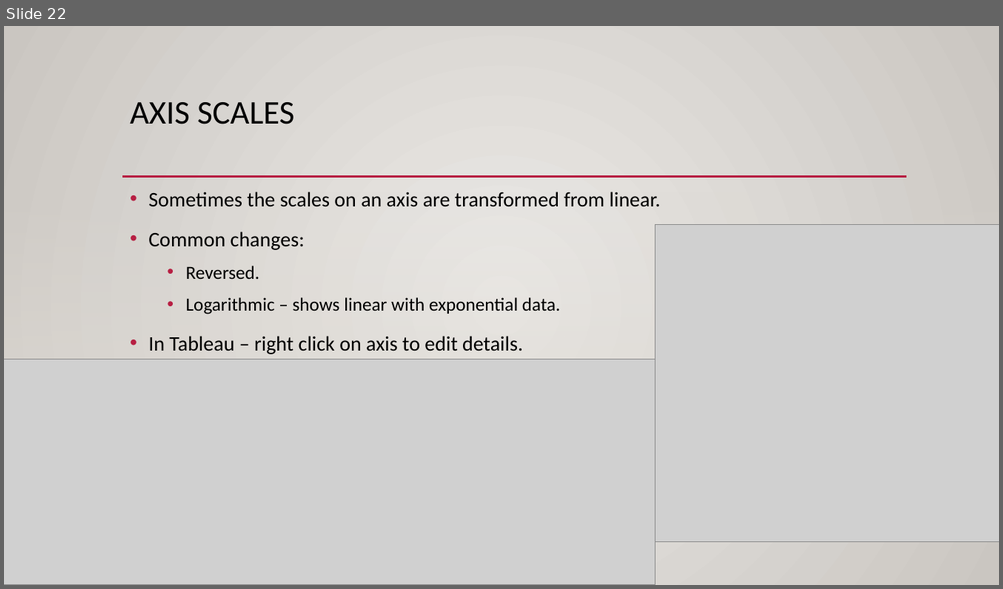
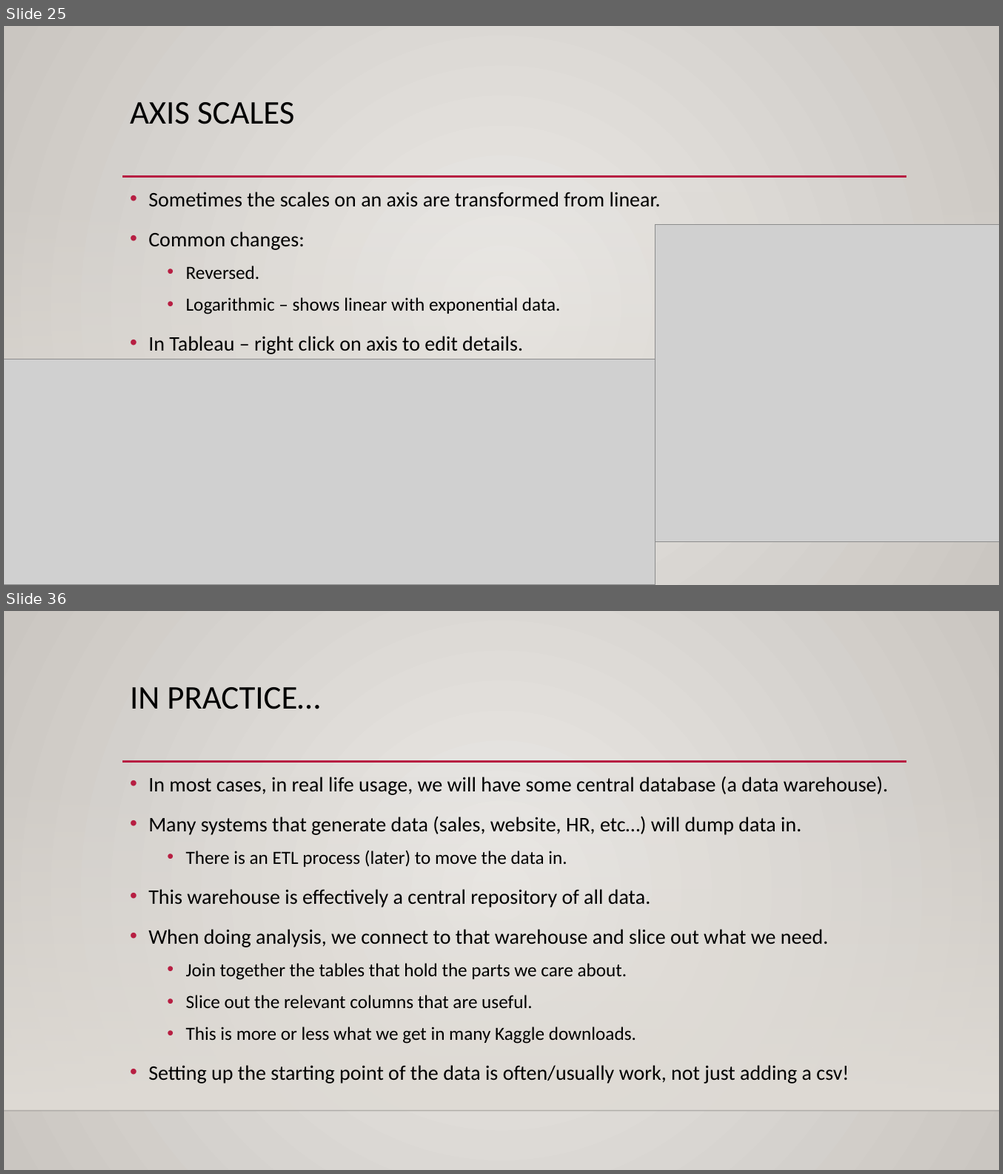
Before and after one commit to AkeemSemper/ml_datasets, a slide deck: slides/chapter_3.pptx. Shown one above the other, each under a label of ours: slide 22 before the commit, slides 25 and 36 after it; the slides between them are not shown. The pictures are 1003x589 and 1003x1174 pixels, drawn with LibreOffice and Linux fonts; fonts in the diff are those of the drawing; grey boxes stand for pictures; background and template pictures are left out. Boxes give left, top, right and bottom in pixels: in the first picture for what was removed or moved away, otherwise in the second. Text is boxed around its words. In the diff, an @@ line names an element or a change of style, - is before the commit and + after.

```diff
--- a/slides/chapter_3.pptx
+++ b/slides/chapter_3.pptx
@@ slide 36 added at (x1=4, y1=611, x2=999, y2=1170), background gradient #ECEAE7 to #CAC7C1; not listed: 3 template elements that a slide beside it also shows @@
@@ title added at (x1=130, y1=687, x2=320, y2=709), 32 pt, text #000000 @@
+IN PRACTICE…
@@ text added at (x1=148, y1=776, x2=888, y2=1084), 20 pt, text #000000 @@
+• In most cases, in real life usage, we will have some central database (a data warehouse).
+• Many systems that generate data (sales, website, HR, etc…) will dump data in.
+  • There is an ETL process (later) to move the data in.
+• This warehouse is effectively a central repository of all data.
+• When doing analysis, we connect to that warehouse and slice out what we need.
+  • Join together the tables that hold the parts we care about.
+  • Slice out the relevant columns that are useful.
+  • This is more or less what we get in many Kaggle downloads.
+• Setting up the starting point of the data is often/usually work, not just adding a csv!
@@ what was slide 22 is now slide 25 @@
```
Also in this commit, not shown: 10 slides changed, 24 other slides added, 1 slide removed, 1 other file.
